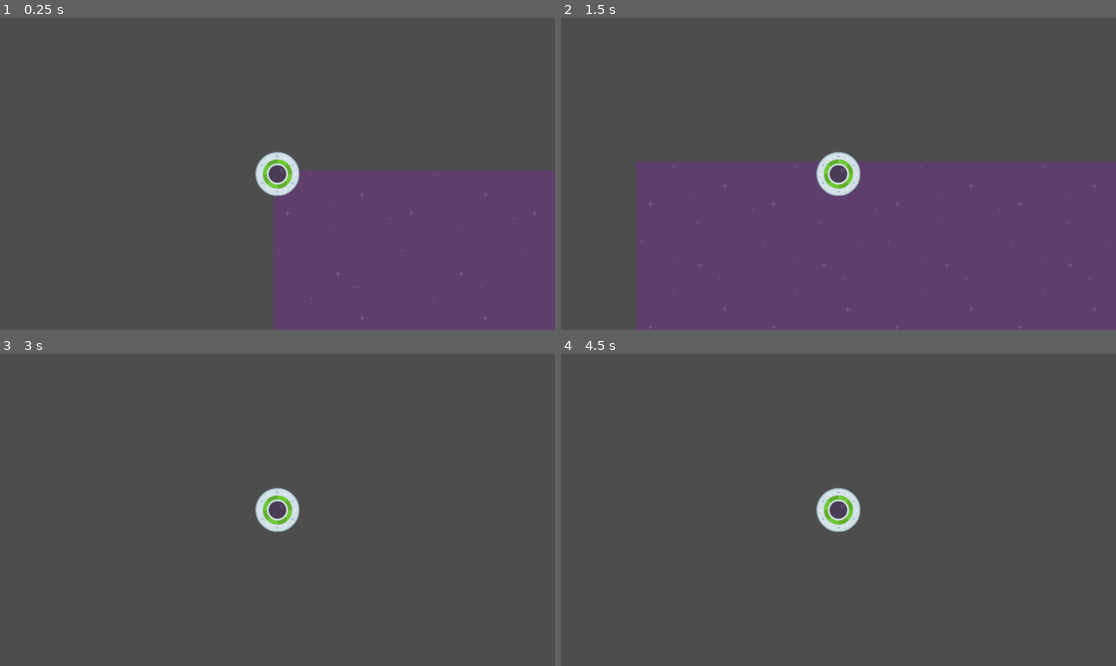
Above: before the commit, frames 1-4 (two rows, left to right).
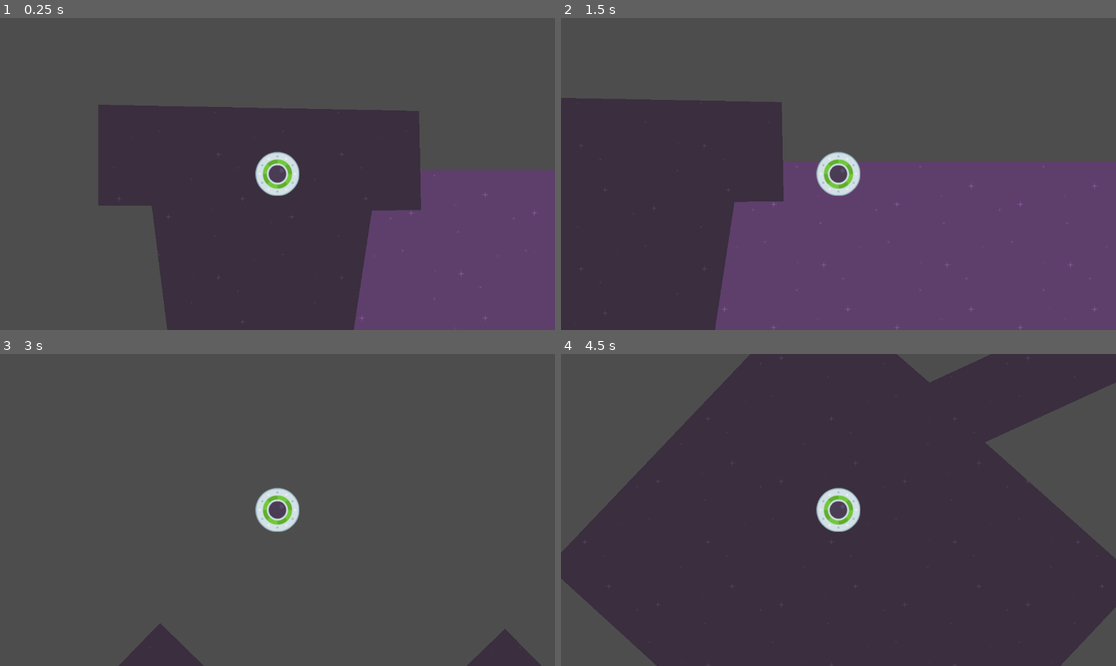
Above: after the commit, the same moments.

Repository: Z3BINI/speedy-saucer
Game: Godot game, scene res://level_1.tscn
Same seed, same stepped clock (60 frames per second), same inputs: the game is played once before the commit and once after it.
Inputs:
- Up to frame 1 (0.25 s): no input
- Up to frame 2 (1.5 s): tap Enter at 0.5 s; hold D (right) 0.53-1.28 s; hold S (down) from 1.28 s (still down)
- Up to frame 3 (3 s): release S (down) at 2.03 s; hold D (right) 2.03-2.78 s; hold W (up) from 2.78 s (still down)
- Up to frame 4 (4.5 s): release W (up) at 3.53 s; hold A (left) from 3.53 s (still down)

The runs differ from the first frame. In frame 1, 32% of the frame differs, in the area x 17-76%, y 27-100%; in frame 2, 25%; in frame 3, 1.8%; in frame 4, 77%, in the area x 0-100%, y 0-100%.

Commit message:
Instanced Maze on Level1

Diff:
--- a/level_1.tscn
+++ b/level_1.tscn
@@ -1,8 +1,9 @@
-[gd_scene load_steps=4 format=3 uid="uid://cyr6s1ed6syka"]
+[gd_scene load_steps=5 format=3 uid="uid://cyr6s1ed6syka"]
 
 [ext_resource type="Texture2D" uid="uid://c6003pjihwj73" path="res://assets/purple.png" id="1_hxdpd"]
 [ext_resource type="Script" path="res://level_1.gd" id="1_m6ov4"]
 [ext_resource type="PackedScene" uid="uid://qbrtnoimcx1b" path="res://player.tscn" id="2_acmjm"]
+[ext_resource type="PackedScene" uid="uid://txwy03mnw33o" path="res://maze.tscn" id="4_4ou5e"]
 
 [node name="Level1" type="Node2D"]
 script = ExtResource("1_m6ov4")
@@ -17,3 +18,5 @@
 stretch_mode = 1
 
 [node name="Player" parent="." instance=ExtResource("2_acmjm")]
+
+[node name="Maze" parent="." instance=ExtResource("4_4ou5e")]
